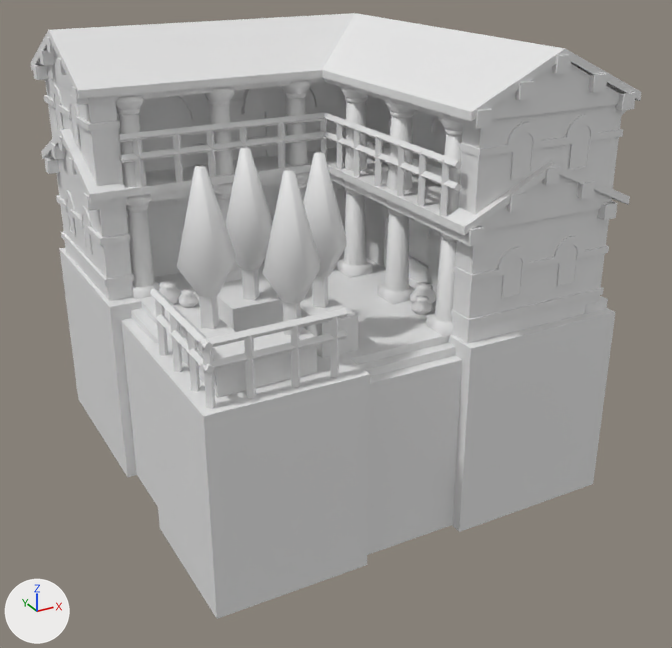
The COLLADA model art/meshes/structural/thracians/mansion.dae as it was, and as the next commit left it.
Rendered twice from a 50 mm lens placed at (-24.1, -48.1, 21.7), pointed at (0.8, -2.8, -1.0). The lights are fixed; the arrows at lower left show +X, +Y and +Z. The picture after the commit comes second. Where no turn or scale is listed for an object, it has been applied to the vertices.

Objects in the first picture: 'mansion'.
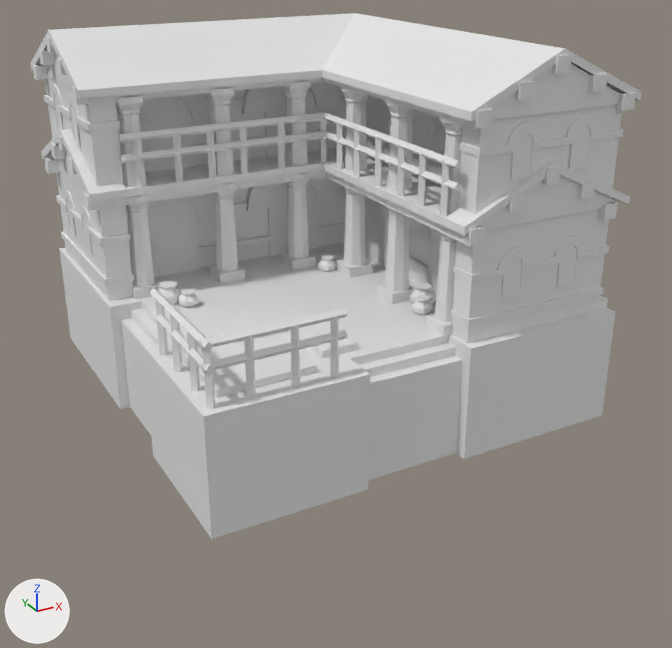
The newer file is also rescaled (x1.1), turned or shifted as a whole; pictures and numbers use the older file's frame.

Where the change shows, as pixel boxes (x1, y1, x2, y2) in the pictures (672 x 648 px; the box of a moved part takes in the faces that stretch with it):
'mansion', reshaped (13% shorter)
    before: (31, 13, 641, 619)
    after: (31, 13, 641, 539)
part 1 of me_cubo_007, deleted
    before: (177, 148, 347, 335)
part 2 of me_cubo_007, moved or reshaped
    before: (179, 285, 358, 398)
    after: (181, 305, 358, 398)
part 3 of me_cubo_007, moved or reshaped
    before: (62, 269, 613, 619)
    after: (62, 269, 613, 539)

Edits to the bpy script that builds the scene:
```text
Change me_cubo_007:
    used by ob_mansion; location = (0.0, 0.0, 0.0)
    verts and faces of me_cubo_007; kept vertices keep their numbers, new ones are numbered from 5913
    before: 589 (-2.4, -10.9, 3.3) at pixel (358, 315), 591 (-4.5, -10.9, 3.3) at pixel (322, 323), 593 (-2.4, -5.1, 3.3), 595 (-7.6, -5.1, 3.3) at pixel (217, 296), 597 (-7.6, -7.1, 3.3) at pixel (232, 309)
    before: 599 (-2.4, -7.0, 3.3), 601 (-2.4, -7.1, 3.3), 602 (-4.5, -7.1, 3.3), 605 (-10.7, -6.4, 3.3) at pixel (170, 316), 607 (-8.6, -6.4, 3.3)
    before: 609 (-10.6, -12.2, 3.3) at pixel (215, 360), 611 (-5.5, -12.2, 3.3) at pixel (316, 337), 613 (-5.5, -10.2, 3.3), 615 (-10.7, -10.2, 3.3) at pixel (199, 344), 617 (-10.7, -10.2, 3.3) at pixel (198, 344)
    before: 618 (-8.6, -10.2, 3.3)
    before: 5881 (12.7, -11.6, -10.0), 5882 (12.7, 12.4, -10.0), 5883 (-10.0, -5.1, -10.0), 5884 (12.7, -5.1, -10.0), 5885 (-10.0, 0.8, -10.0)
    before: 5886 (-11.8, -5.1, -10.0) at pixel (159, 528), 5887 (-11.9, 12.4, -10.0) at pixel (78, 399), 5888 (-11.9, 0.8, -10.0) at pixel (127, 477), 5889 (2.7, -11.6, -10.0), 5890 (-3.3, -11.6, -10.0)
    before: 5891 (12.7, -13.5, -10.0) at pixel (593, 484), 5892 (2.7, -13.5, -10.0) at pixel (459, 532), 5893 (-11.8, -13.6, -10.0) at pixel (216, 618), 5894 (-3.3, -13.5, -10.0) at pixel (367, 565), 5895 (-11.7, 11.4, -9.9)
    before: 5896 (11.9, 11.5, -9.9), 5897 (5.5, 4.4, -9.9), 5898 (11.9, -12.9, -9.9), 5899 (-10.2, 4.4, -9.9), 5900 (5.6, -11.5, -9.9)
    before: 5901 (-11.6, 1.7, -9.9), 5902 (-10.2, 1.7, -9.9), 5903 (2.9, -12.9, -9.9), 5904 (2.9, -11.5, -9.9), 5905 (-10.0, 1.0, -9.9)
    before: 5906 (-10.0, -5.2, -9.9), 5907 (-11.3, -5.2, -9.9), 5908 (-11.3, 1.0, -9.9), 5909 (-3.4, -11.6, -9.9), 5910 (2.8, -11.6, -9.9)
    before: 5911 (2.8, -12.9, -9.9) at pixel (453, 524), 5912 (-3.4, -12.9, -9.9)
    remove me_cubo_007.from_pydata(...)  # 5913 vertices, 8726 faces; spans x -12.3..12.9, y -13.6..12.5, z -10.0..15.9
    add me_cubo_007.from_pydata(...)  # 5781 vertices, 8534 faces; spans x -12.3..12.9, y -13.6..12.5, z -5.2..15.9
    me_cubo_007 part 1: 8 loose pieces with 132 vertices, spanning x -10.9..-1.9, y -12.6..-4.6, z 1.8..11.2, are deleted
    me_cubo_007 part 2
    add for i in [589, 591, 593, 595, 597, 599, 601, 602, 605, 607, 609, 611, 613, 615, 617, 618]: verts[i] += (0.0, 0.0, -1.5)
    me_cubo_007 part 3
    add for i in [*range(5881, 5905)]: verts[i] += (0.0, 0.0, 4.8)
    add for i in [*range(5905, 5913)]: verts[i] += (0.0, 0.0, 4.7)
```
